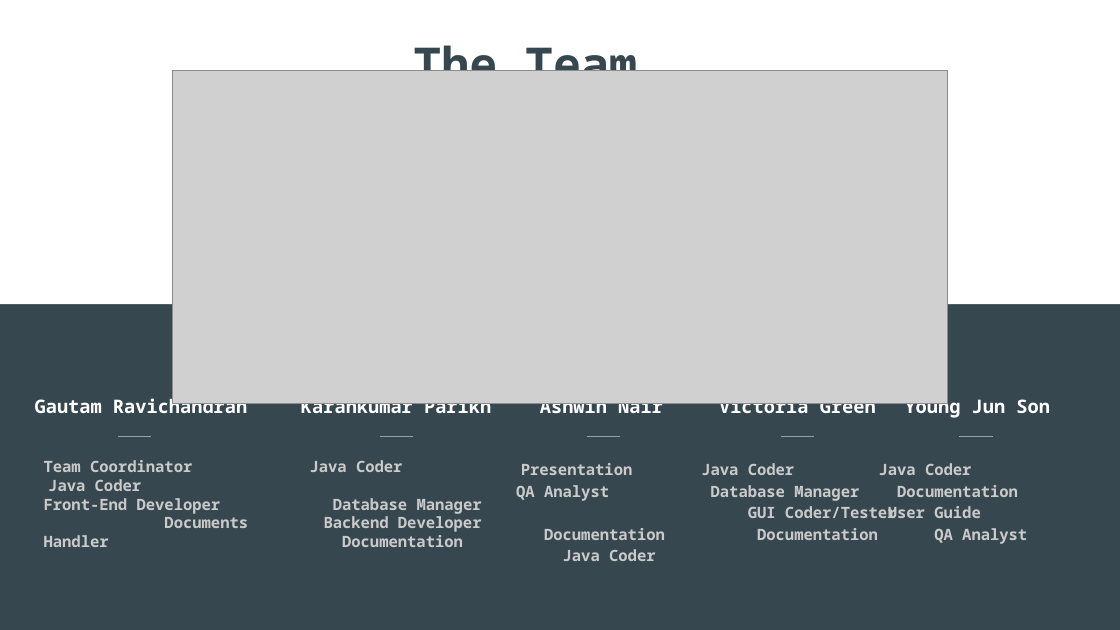
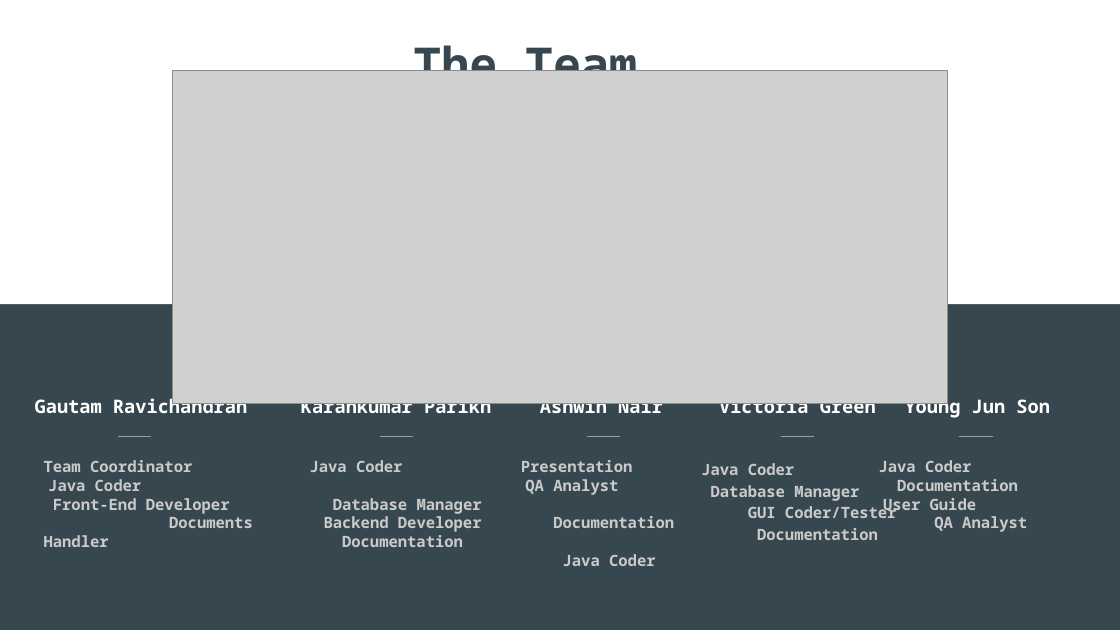
Before and after one commit to VikkiCGreen/HospitalManagement, a slide deck: slide 3 of Presentation/Software Engineering Presentation.pptx. Drawn at 1120x630 pixels with LibreOffice and Linux fonts; fonts in the diff are those of the drawing; grey boxes stand for pictures. Boxes give left, top, right and bottom in pixels: in the first picture for what was removed or moved away, otherwise in the second. Text is boxed around its words. In the diff, an @@ line names an element or a change of style, - is before the commit and + after.

```diff
--- a/Presentation/Software Engineering Presentation.pptx
+++ b/Presentation/Software Engineering Presentation.pptx
@@ text at <box>44,460,253,547</box>: text changed @@
-Team Coordinator Java Coder Front-End Developer Documents Handler
+Team Coordinator
+Java Coder
+Front-End Developer Documents Handler
@@ text at <box>521,460,674,566</box>: text changed @@
-Presentation QA Analyst Documentation Java Coder
+Presentation
+QA Analyst Documentation
+Java Coder
@@ text at <box>879,460,1027,532</box>: text changed @@
-Java Coder Documentation User Guide QA Analyst
+Java Coder Documentation
+User Guide
+QA Analyst
```
Also in this commit, not shown: 2 other slides changed.
